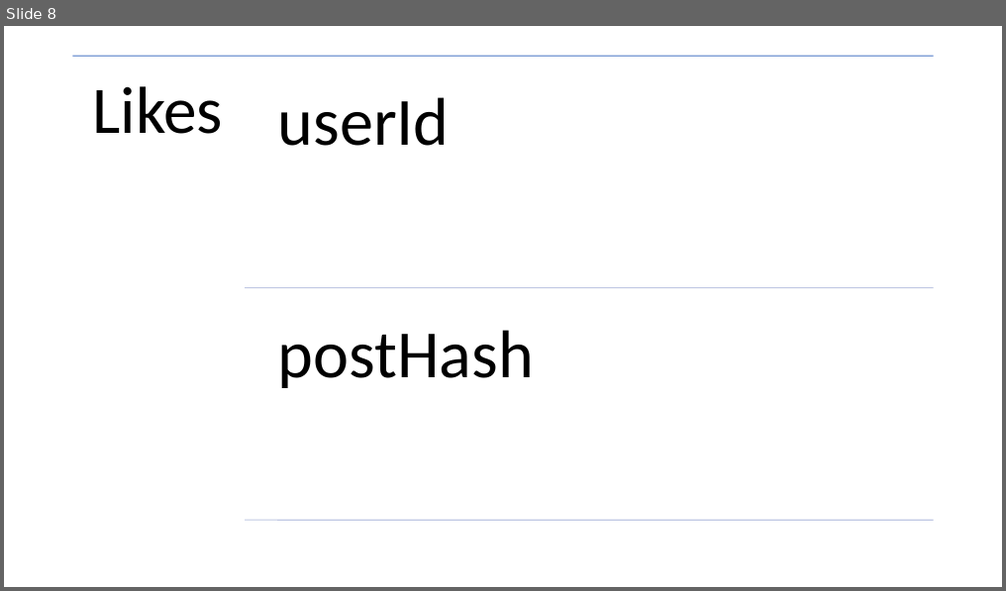
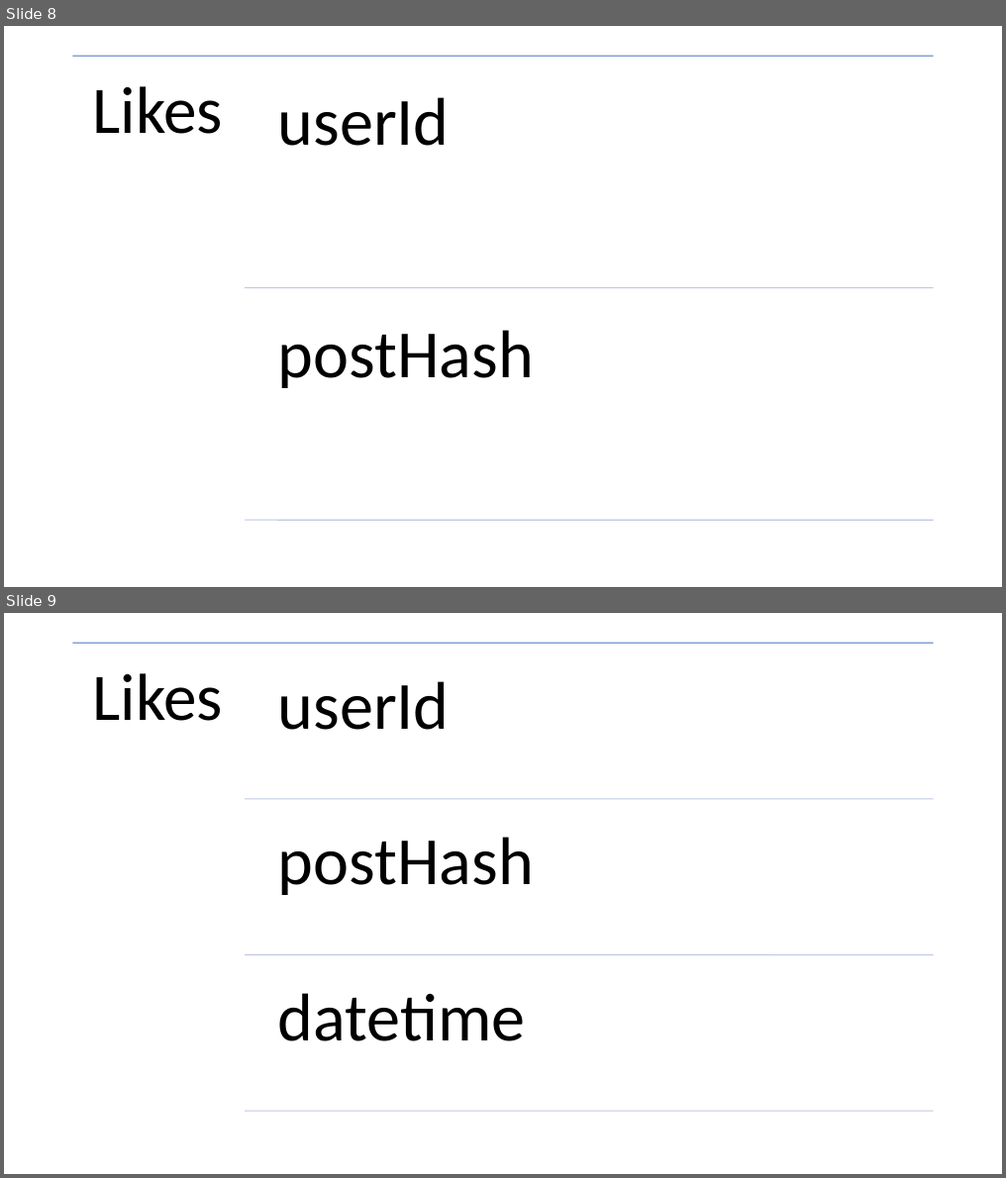
Before and after one commit to jm55/CCAPDEV-MCO, a slide deck: Official/Design.pptx. Shown one above the other, each under a label of ours: slide 8 before the commit, slides 8 and 9 after it. The pictures are 1006x591 and 1006x1178 pixels, drawn with LibreOffice and Linux fonts; fonts in the diff are those of the drawing. Boxes give left, top, right and bottom in pixels: in the first picture for what was removed or moved away, otherwise in the second. Text is boxed around its words. In the diff, an @@ line names an element or a change of style, - is before the commit and + after.

```diff
--- a/Official/Design.pptx
+++ b/Official/Design.pptx
@@ slide 9 added at [4, 613, 1002, 1174], background #FFFFFF @@
@@ group added at [73, 643, 934, 1112]: 4 lines, 4 texts @@
+Likes
+userId
+postHash
+datetime
```
Also in this commit, not shown: 1 other slide added, 8 other files.
